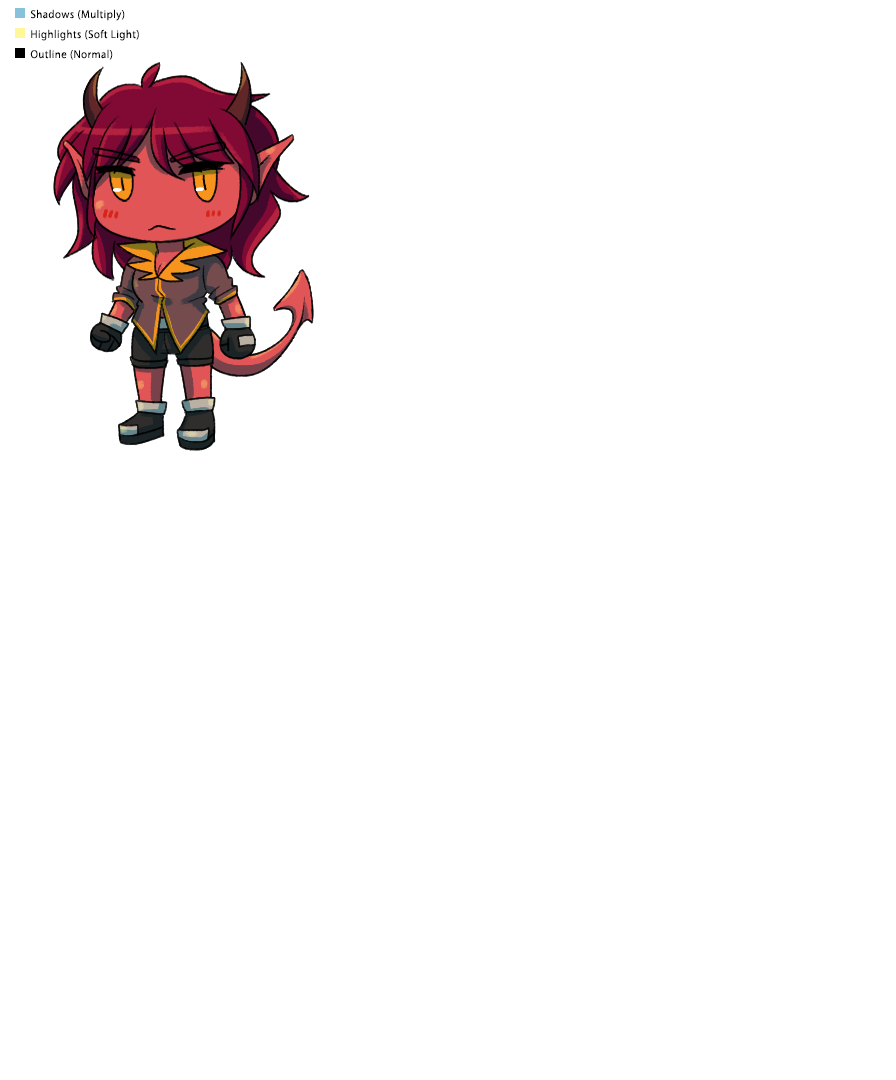
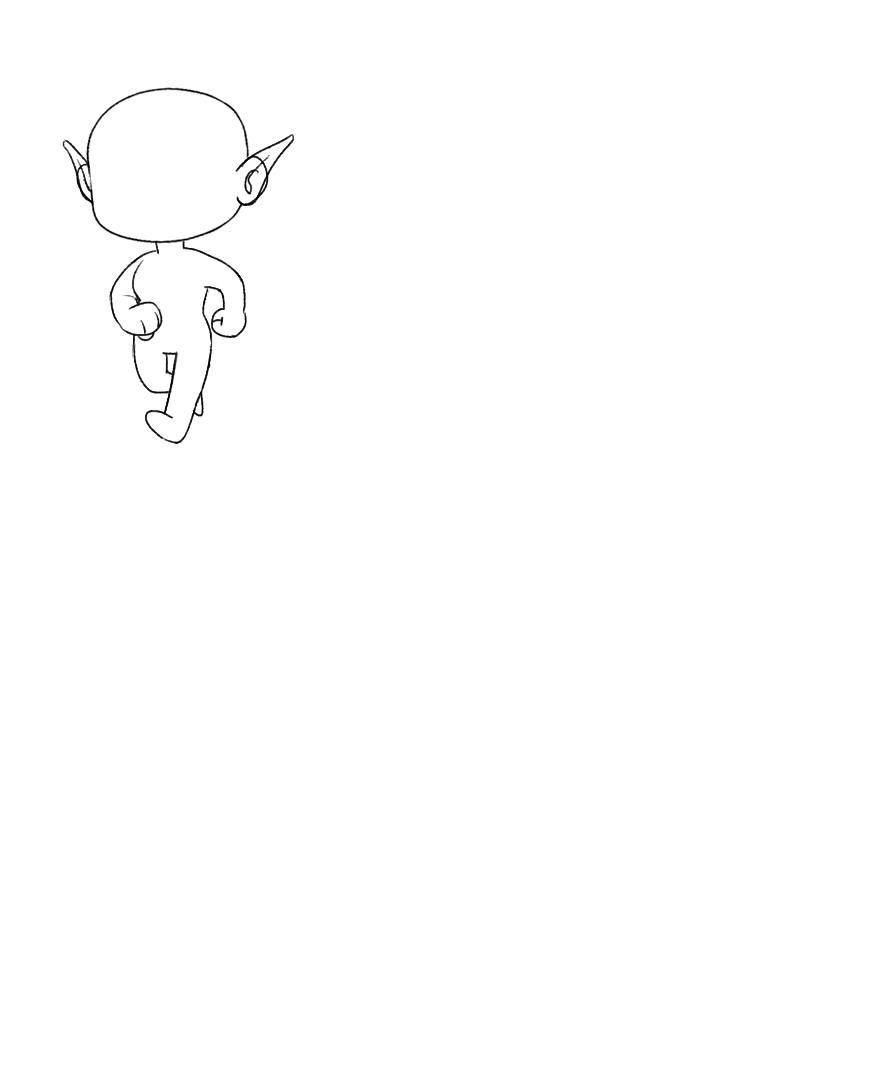
Before/after of a w=896, h=1080 layered artwork. What changed in the layer stack:
added layer "WALK_1" in group "char_idle" over (62, 87, 295, 445)
hid group "PALETTE" (1st of 2, in "char_idle") (4 layers) over (15, 8, 139, 60)
hid group "EXAMPLE" (19 layers) over (39, 37, 314, 451)
